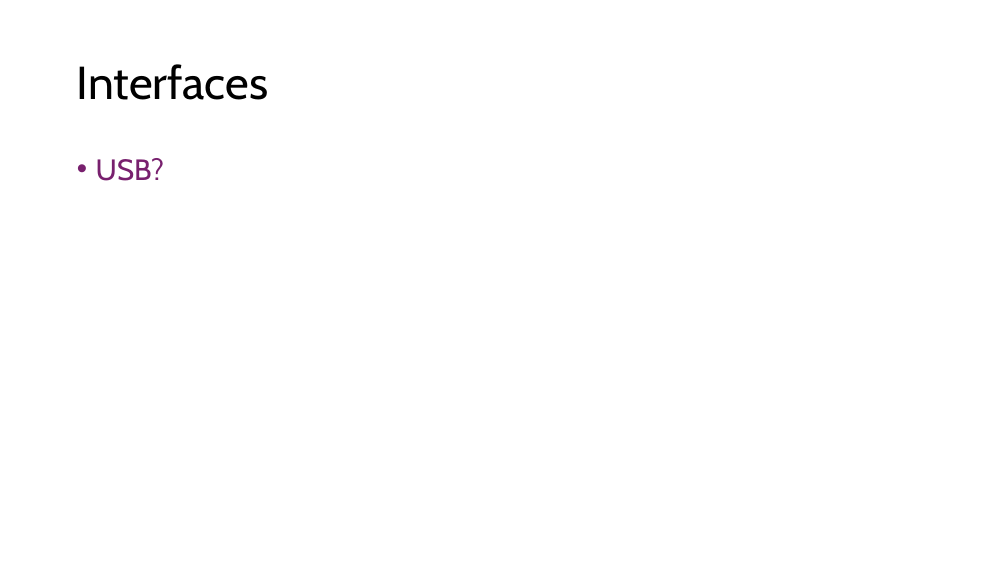
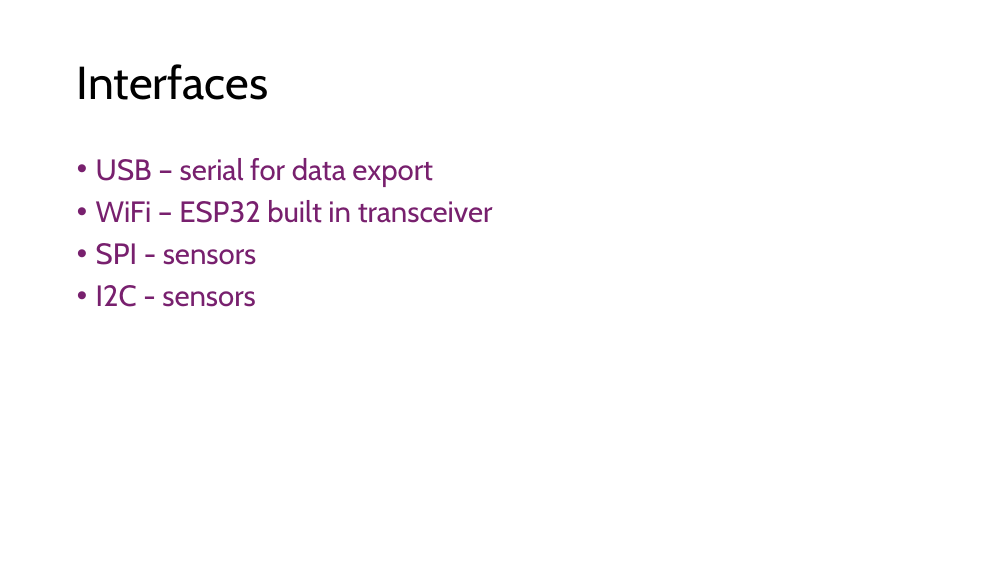
Before and after one commit to Tannyr-Singleterry/ECE590_SeniorDesign, a slide deck: slide 12 of Documents/CDR/CDR_Presentation.pptx (slide 11 before the commit). Drawn at 1008x567 pixels with LibreOffice and Linux fonts; fonts in the diff are those of the drawing. Boxes give left, top, right and bottom in pixels: in the first picture for what was removed or moved away, otherwise in the second. Text is boxed around its words. In the diff, an @@ line names an element or a change of style, - is before the commit and + after.

```diff
--- a/Documents/CDR/CDR_Presentation.pptx
+++ b/Documents/CDR/CDR_Presentation.pptx
@@ text at [96, 158, 493, 307]: text changed @@
-• USB?
+• USB – serial for data export
+• WiFi – ESP32 built in transceiver
+• SPI - sensors
+• I2C - sensors
```
Also in this commit, not shown: 9 other slides changed, 2 slides added, 1 slide removed, 2 other files.
